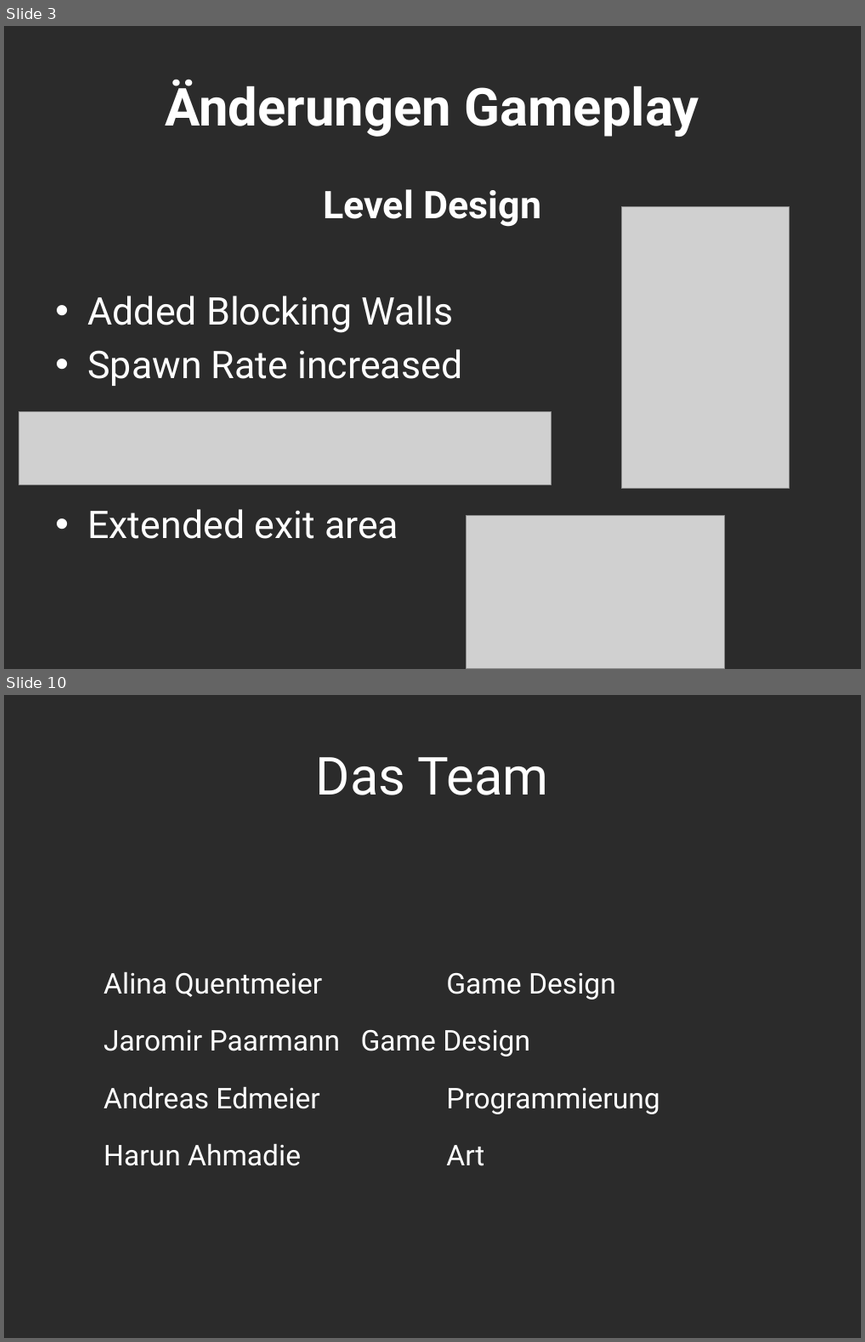
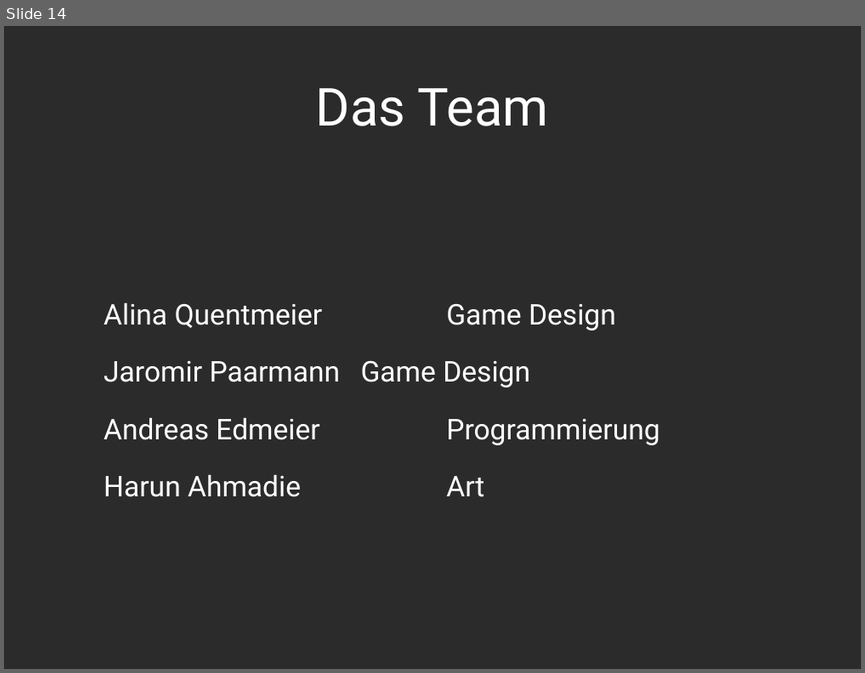
Before and after one commit to Assertores/HammerMan, a slide deck: Documentation/PowerPoint/HammerjaegerGate02.pptx. Shown one above the other, each under a label of ours: slides 3 and 10 before the commit, slide 14 after it; the slides between them are not shown. The pictures are 865x1342 and 865x673 pixels, drawn with LibreOffice and Linux fonts; fonts in the diff are those of the drawing; grey boxes stand for pictures; background and template pictures are left out; a plain dark background stands for a picture behind light text. Boxes give left, top, right and bottom in pixels: in the first picture for what was removed or moved away, otherwise in the second. Text is boxed around its words. In the diff, an @@ line names an element or a change of style, - is before the commit and + after.

```diff
--- a/Documentation/PowerPoint/HammerjaegerGate02.pptx
+++ b/Documentation/PowerPoint/HammerjaegerGate02.pptx
@@ slide 3 removed at box(4, 26, 861, 669), background picture (left out) @@
@@ title removed at box(165, 79, 699, 136) @@
-Änderungen Gameplay
@@ text removed at box(87, 189, 541, 539) @@
-Level Design
-• Added Blocking Walls
-• Spawn Rate increased
-• Extended exit area
@@ picture removed at box(621, 207, 789, 488) @@
@@ picture removed at box(18, 412, 551, 484) @@
@@ picture removed at box(466, 516, 724, 669) @@
@@ what was slide 10 is now slide 14 @@
```
Also in this commit, not shown: 2 slides changed, 11 slides added, 6 other slides removed.
